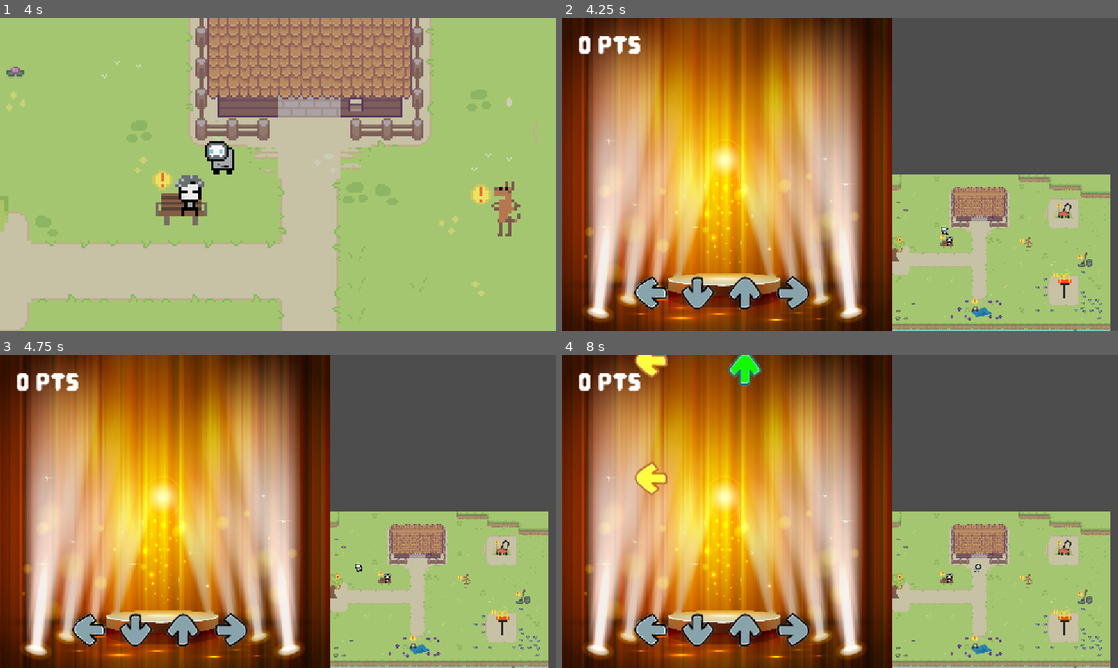
Above: before the commit, frames 1-4 (two rows, left to right).
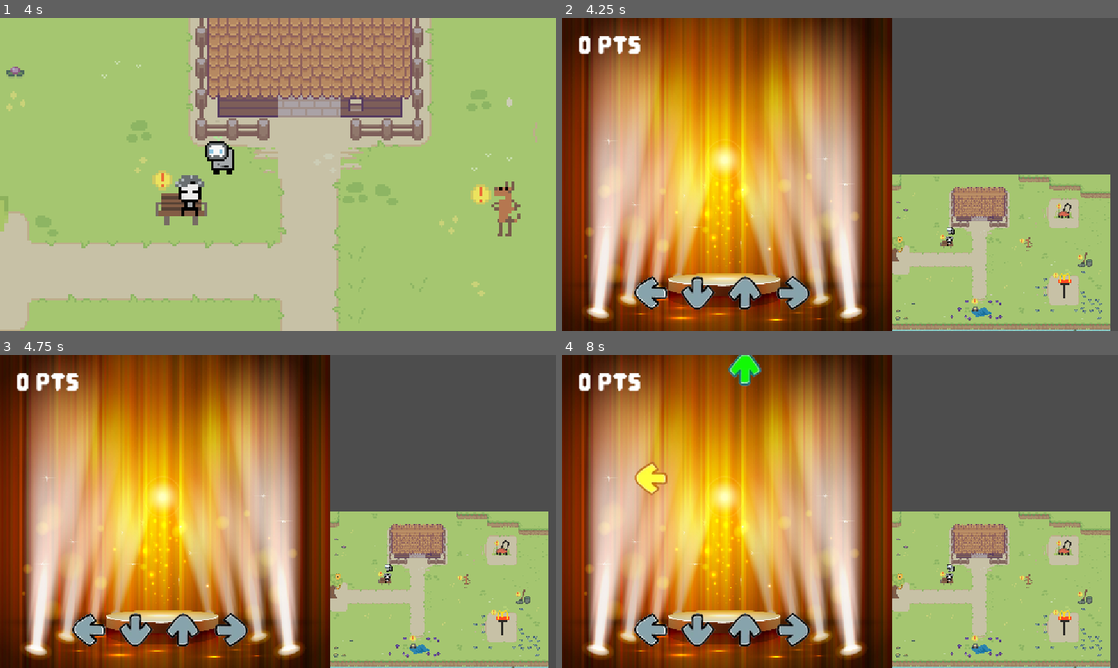
Above: after the commit, the same moments.

Repository: Ewie28/DDR
Game: Godot game, scene res://scenes/outside.tscn
Two runs of this game, one before a commit and one after it. Both use one fixed random seed, a clock stepped at 60 frames per second and the inputs below. The project has no main scene, so this scene is started directly. Sound files missing from this copy of the repository are replaced by a short silence.
Inputs:
- Up to frame 1 (4 s): tap Enter at 0.5, 3.5 s; hold Up (button_UP) 0.53-1.25 s; click "Start game!" at 1.25 s; tap Space at 2 s; hold Up (button_UP) 2.03-2.75 s; click "Start game!" at 2.75 s; hold Left (button_LEFT) from 3.53 s (still down)
- Up to frame 2 (4.25 s): keep holding Left (button_LEFT)
- Up to frame 3 (4.75 s): keep holding Left (button_LEFT)
- Up to frame 4 (8 s): release Left (button_LEFT) at 5.03 s; hold Down (button_DOWN) 5.03-5.78 s; hold Right (button_RIGHT) 5.78-6.53 s; hold Up (button_UP) 6.53-7.28 s; hold Right (button_RIGHT) from 7.28 s (still down)

Frame 1 is identical in both runs. In frame 2, less than 0.1% of the frame differs, in the area x 68-71%, y 66-70%; in frame 3, less than 0.1%; in frame 4, 0.4%, in the area x 13-76%, y 0-70%.

Commit message:
Player cant move in rhythm game mode

Diff:
--- a/ddr/scripts/player.gd
+++ b/ddr/scripts/player.gd
@@ -12,32 +12,35 @@
 	current_camera()
 
 func player_movement(delta):
-	if Input.is_action_pressed("ui_right"):
-		current_dir = "right"
-		play_anim(1)
-		velocity.x = speed
-		velocity.y = 0
-	elif Input.is_action_pressed("ui_left"):
-		current_dir = "left"
-		play_anim(1)
-		velocity.x = -speed
-		velocity.y = 0
-	elif Input.is_action_pressed("ui_down"):
-		current_dir = "down"
-		play_anim(1)
-		velocity.y = speed
-		velocity.x = 0
-	elif Input.is_action_pressed("ui_up"):
-		current_dir = "up"
-		play_anim(1)
-		velocity.y = -speed
-		velocity.x = 0
+	if Signals.desired_scene == "rhythm":
+		pass
 	else:
-		play_anim(0)
-		velocity.x = 0
-		velocity.y = 0
+		if Input.is_action_pressed("ui_right"):
+			current_dir = "right"
+			play_anim(1)
+			velocity.x = speed
+			velocity.y = 0
+		elif Input.is_action_pressed("ui_left"):
+			current_dir = "left"
+			play_anim(1)
+			velocity.x = -speed
+			velocity.y = 0
+		elif Input.is_action_pressed("ui_down"):
+			current_dir = "down"
+			play_anim(1)
+			velocity.y = speed
+			velocity.x = 0
+		elif Input.is_action_pressed("ui_up"):
+			current_dir = "up"
+			play_anim(1)
+			velocity.y = -speed
+			velocity.x = 0
+		else:
+			play_anim(0)
+			velocity.x = 0
+			velocity.y = 0
 
-	move_and_slide()
+		move_and_slide()
 
 func play_anim(movement):
 	var dir = current_dir
